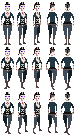
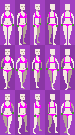
Layered file, before and after one edit (75 × 135). Changes by layer:
hid "clara lille" over (1, 2, 74, 135)
showed "background" over (0, 0, 75, 135)
